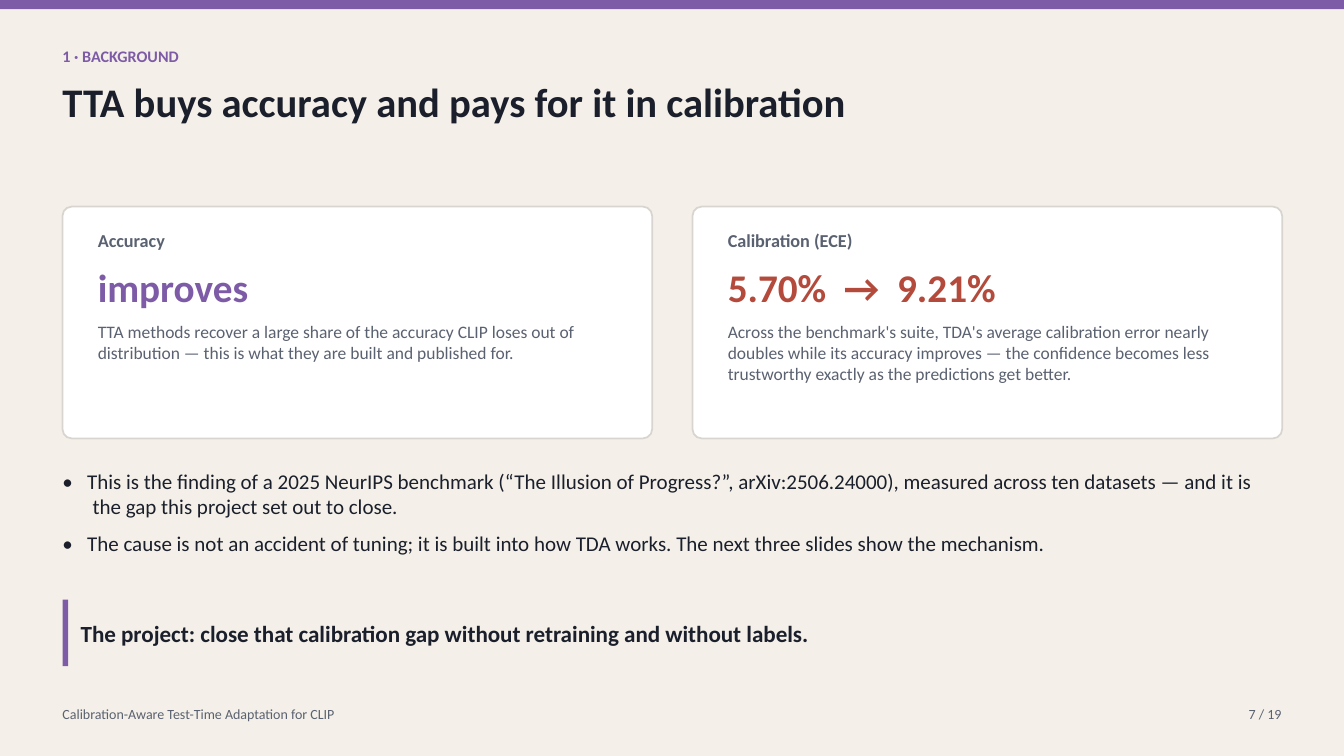
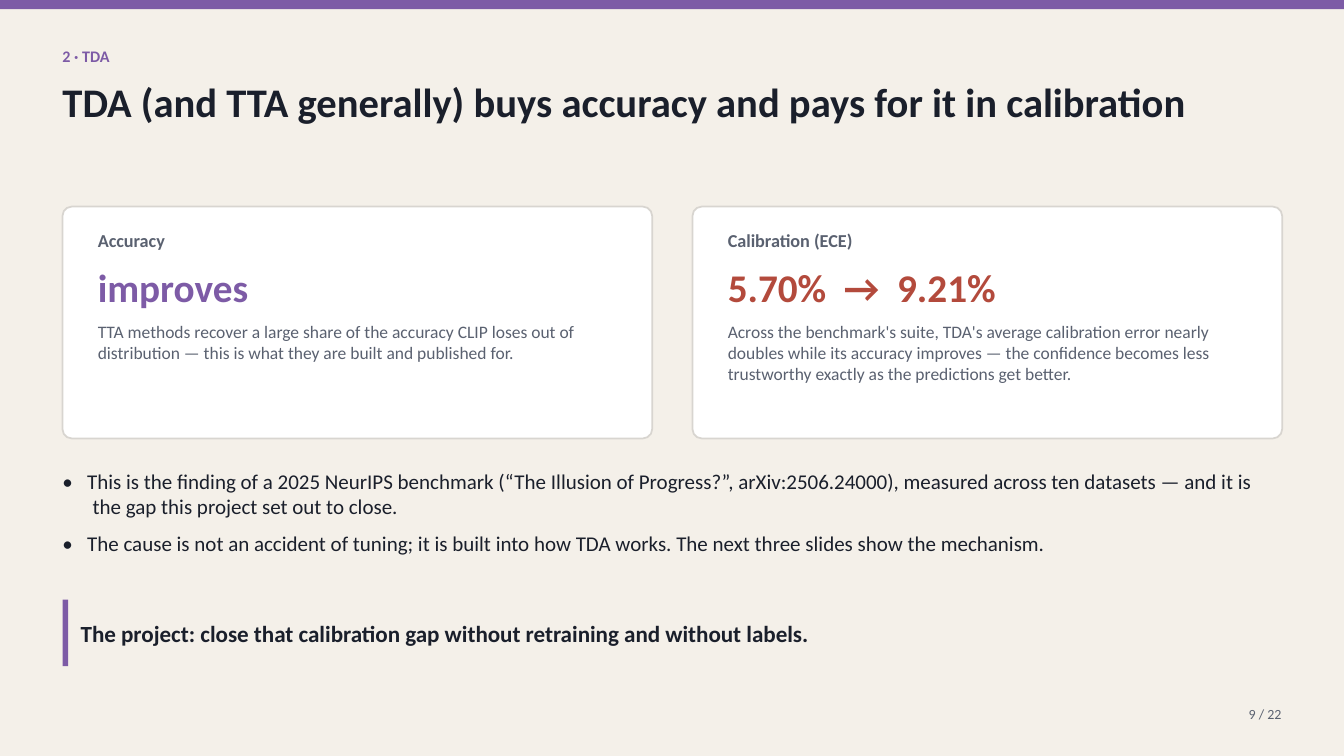
Before and after one commit to macwave12/deep_project_calibration_aware_tta, a slide deck: slide 9 of presentation/calibration_aware_tta.pptx. Drawn at 1344x756 pixels with LibreOffice and Linux fonts; fonts in the diff are those of the drawing. Boxes give left, top, right and bottom in pixels: in the first picture for what was removed or moved away, otherwise in the second. Text is boxed around its words. In the diff, an @@ line names an element or a change of style, - is before the commit and + after.

```diff
--- a/presentation/calibration_aware_tta.pptx
+++ b/presentation/calibration_aware_tta.pptx
@@ text at <box>62,51,110,62</box>: text changed @@
-1 · BACKGROUND
+2 · TDA
@@ text at <box>62,87,1185,124</box>: text changed @@
-TTA buys accuracy and pays for it in calibration
+TDA (and TTA generally) buys accuracy and pays for it in calibration
@@ text removed at <box>62,709,334,721</box> @@
-Calibration-Aware Test-Time Adaptation for CLIP
@@ text at <box>1249,710,1281,719</box>: text changed @@
-7 / 19
+9 / 22
```
Also in this commit, not shown: 10 other slides changed, 10 slides added, 7 slides removed.
